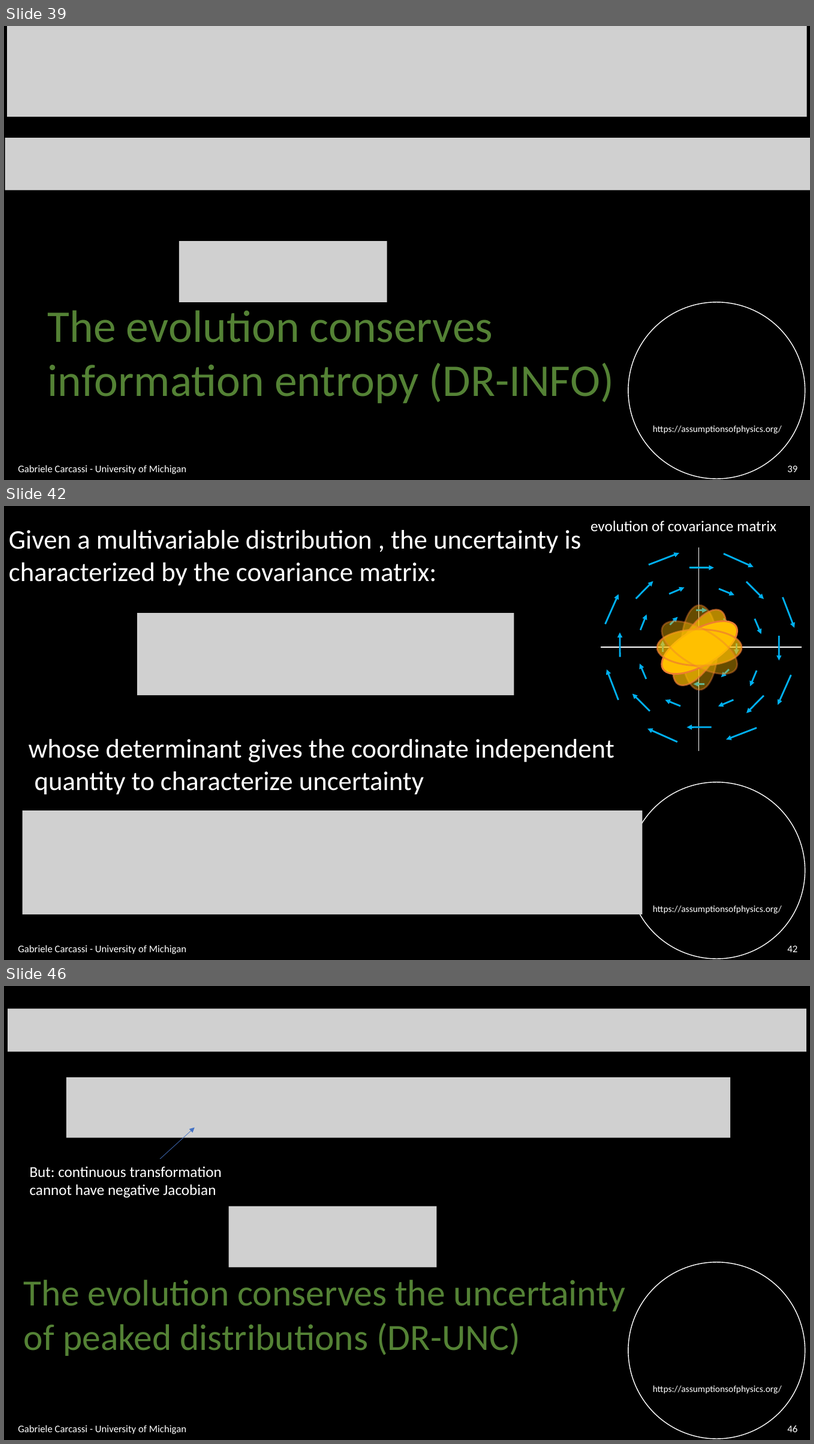
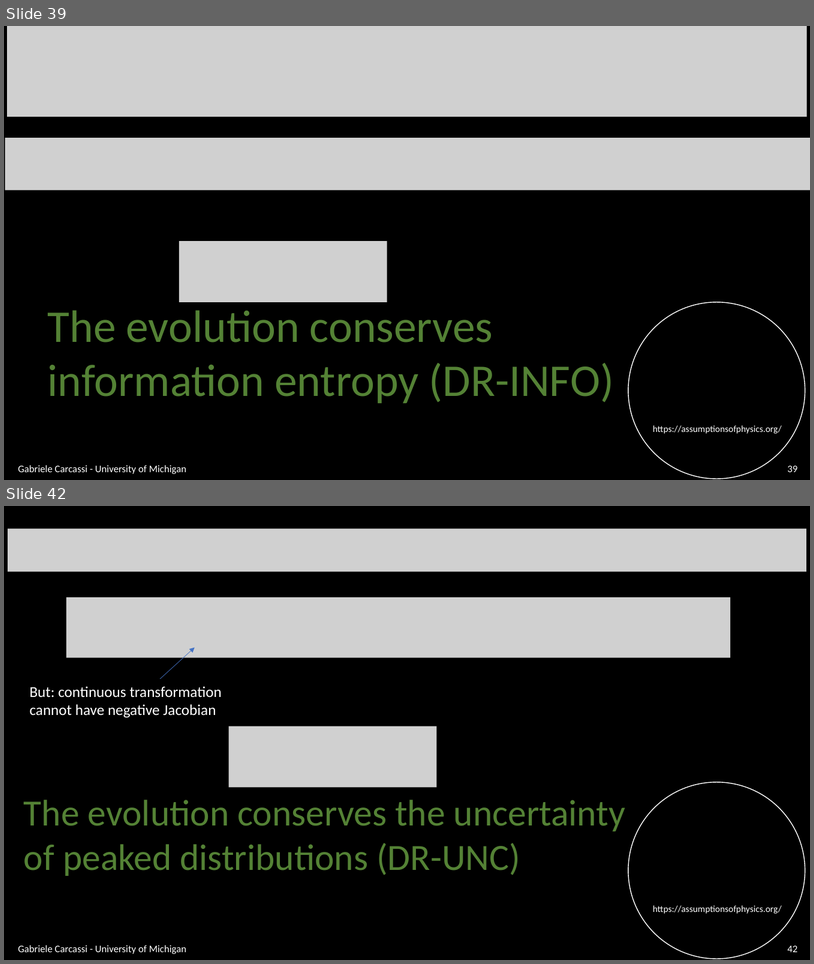
Before and after one commit to assumptionsofphysics/slides, a slide deck: BookCompanions-v2/RP-Class-3.pptx. Shown one above the other, each under a label of ours: slides 39, 42 and 46 before the commit, slides 39 and 42 after it; the slides between them are not shown. The pictures are 814x1444 and 814x964 pixels, drawn with LibreOffice and Linux fonts; fonts in the diff are those of the drawing; grey boxes stand for pictures; background and template pictures are left out. Boxes give left, top, right and bottom in pixels: in the first picture for what was removed or moved away, otherwise in the second. Text is boxed around its words. In the diff, an @@ line names an element or a change of style, - is before the commit and + after.

```diff
--- a/BookCompanions-v2/RP-Class-3.pptx
+++ b/BookCompanions-v2/RP-Class-3.pptx
@@ slide 42 removed at (x1=4, y1=506, x2=810, y2=960), background #000000; not listed: 2 template elements that a slide beside it also shows @@
@@ text removed at (x1=591, y1=520, x2=777, y2=532) @@
-evolution of covariance matrix
@@ text removed at (x1=9, y1=530, x2=582, y2=586) @@
-Given a multivariable distribution , the uncertainty is
-characterized by the covariance matrix:
@@ group removed at (x1=606, y1=553, x2=795, y2=742): 32 arrows @@
@@ line removed from (699, 547) to (699, 751) @@
@@ picture removed at (x1=137, y1=613, x2=514, y2=696) @@
@@ group removed at (x1=654, y1=602, x2=746, y2=693): 5 ellipses @@
@@ line removed from (803, 647) to (602, 647) @@
@@ text removed at (x1=29, y1=739, x2=615, y2=795) @@
-whose determinant gives the coordinate independent
-quantity to characterize uncertainty
@@ picture removed at (x1=22, y1=810, x2=643, y2=915) @@
@@ text removed at (x1=18, y1=945, x2=186, y2=954) @@
-Gabriele Carcassi - University of Michigan
@@ page number removed at (x1=788, y1=945, x2=798, y2=952) @@
-42
@@ what was slide 46 is now slide 42 @@
@@ page number at (x1=788, y1=945, x2=798, y2=952): text changed @@
-46
+42
```
Also in this commit, not shown: 21 slides changed, 3 other slides removed, 1 other file.
